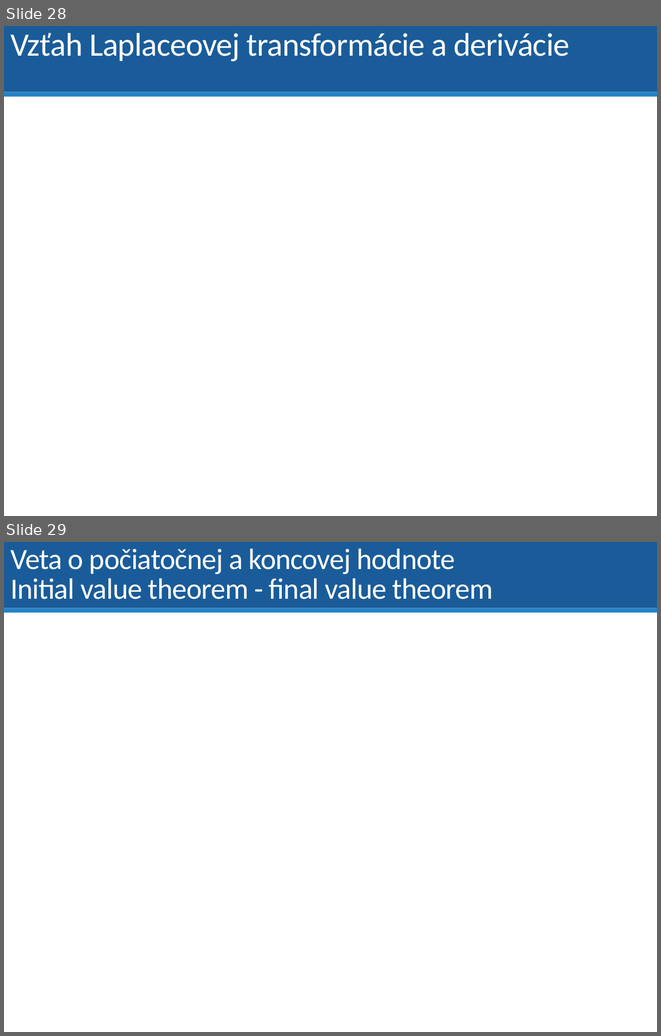
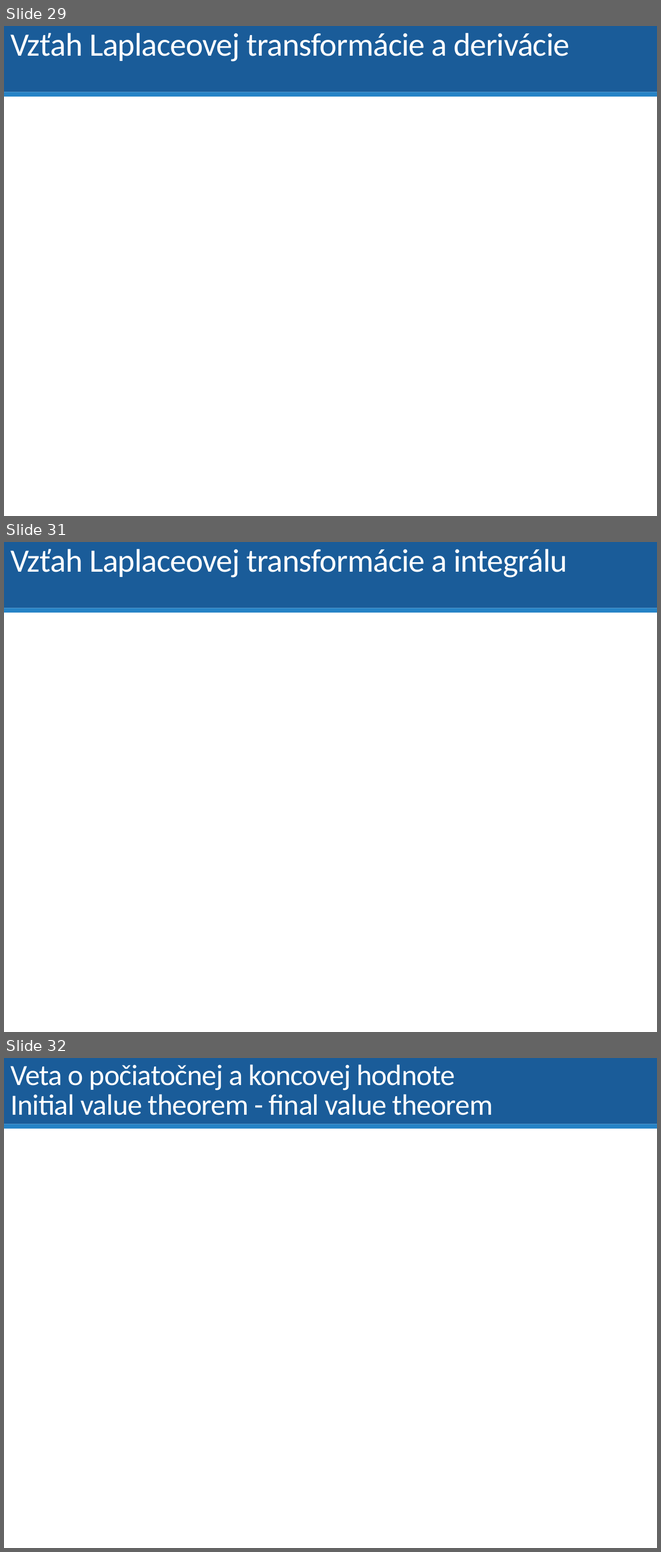
Before and after one commit to dodekm/TeamProjektKybernetika, a slide deck: Nove prednasky/P01_dynamika_dif_rovnice_LPT_prenosova_funkcia_modelovanie.pptx. Shown one above the other, each under a label of ours: slides 28 and 29 before the commit, slides 29, 31 and 32 after it; the slides between them are not shown. The pictures are 661x1036 and 661x1552 pixels, drawn with LibreOffice and Linux fonts; fonts in the diff are those of the drawing; grey boxes stand for pictures. Boxes give left, top, right and bottom in pixels: in the first picture for what was removed or moved away, otherwise in the second. Text is boxed around its words. In the diff, an @@ line names an element or a change of style, - is before the commit and + after.

```diff
--- a/Nove prednasky/P01_dynamika_dif_rovnice_LPT_prenosova_funkcia_modelovanie.pptx
+++ b/Nove prednasky/P01_dynamika_dif_rovnice_LPT_prenosova_funkcia_modelovanie.pptx
@@ slide 31 added at bbox=[4, 542, 657, 1032], background #FFFFFF; not listed: 2 template elements that a slide beside it also shows @@
@@ title added at bbox=[10, 549, 567, 578], 36 pt, text #FFFFFF @@
+Vzťah Laplaceovej transformácie a integrálu
@@ what was slide 28 is now slide 29 @@
@@ what was slide 29 is now slide 32 @@
```
Also in this commit, not shown: 5 slides changed, 7 other slides added, 3 slides removed, 1 other file.
